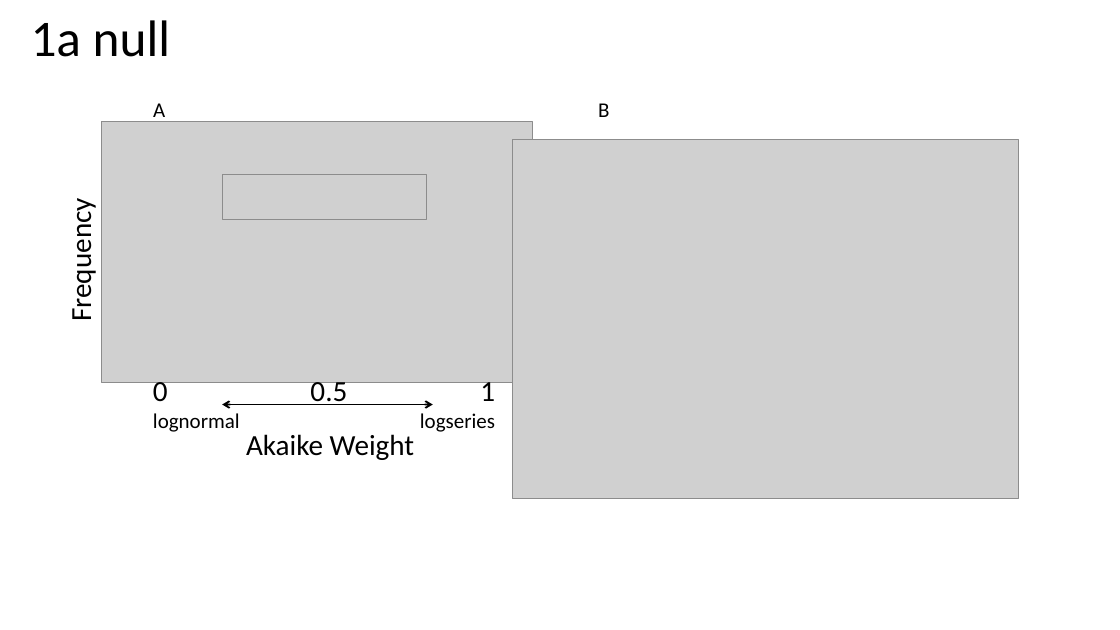
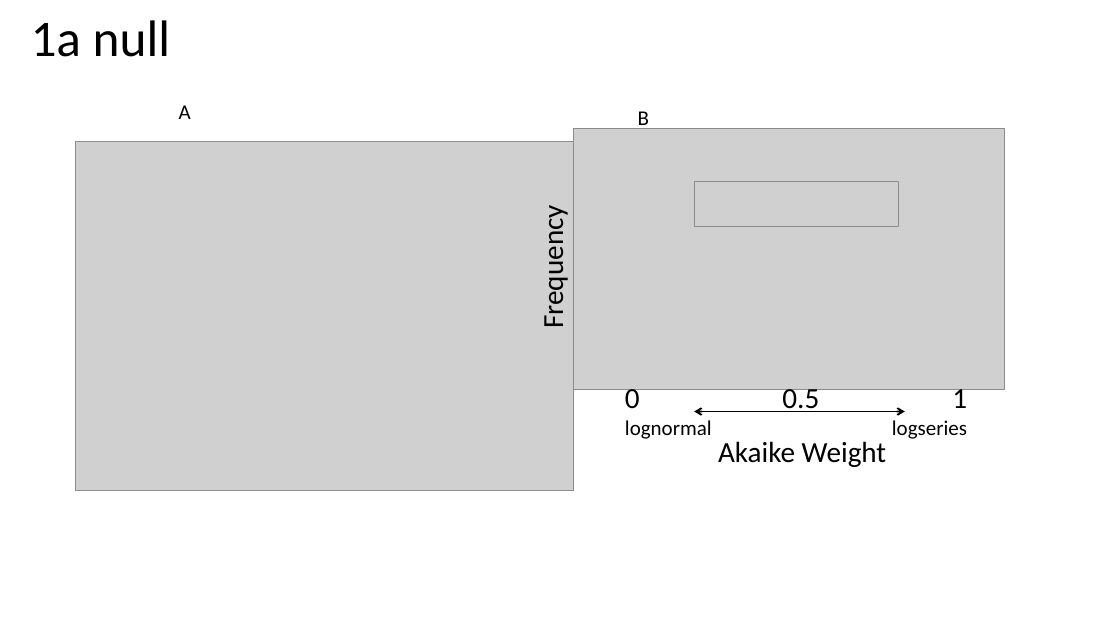
Before and after one commit to hurlbertlab/core-transient, a slide deck: slide 14 of output/plots/all_figs_with_legends.pptx. Drawn at 1120x630 pixels with LibreOffice and Linux fonts; fonts in the diff are those of the drawing; grey boxes stand for pictures. Boxes give left, top, right and bottom in pixels: in the first picture for what was removed or moved away, otherwise in the second. Text is boxed around its words. In the diff, an @@ line names an element or a change of style, - is before the commit and + after.

```diff
--- a/output/plots/all_figs_with_legends.pptx
+++ b/output/plots/all_figs_with_legends.pptx
@@ text "A" rewrapped from (153,103,165,124) to (179,105,191,119) @@
@@ text "B" rewrapped from (598,103,609,117) to (638,111,649,131) @@
@@ picture added at (76,142,573,491) @@
@@ picture removed at (513,139,1019,498) @@
@@ text "0.5": place and size @@
-text "0.5" at (310,377,347,405)
+text "0.5" at (782,384,819,412)
@@ text "1": place and size @@
-text "1" at (420,377,495,432)
+text "1" at (892,384,967,439)
@@ 3 texts, 2 pictures, 1 double arrow: place and size @@
-3 texts, 2 pictures, 1 double arrow at (63,122,533,460)
+3 texts, 2 pictures, 1 double arrow at (535,129,1005,467)
```
Also in this commit, not shown: 1 other slide changed, 2 slides added, 2 slides removed, 13 other files.
